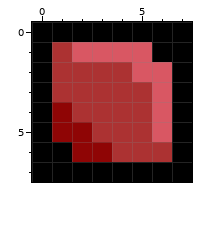
Two versions of one pixel-art file, Assets/Prefabs/ball.ase. Above: the version before the commit.
8x8 pixels, 1 frame.
The same view after the edit:
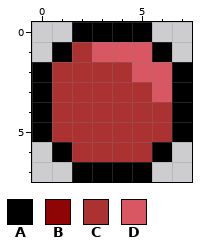
Palette (. is transparent): A #000000  B #8f0505  C #ac3232  D #d95763
From old to new:
{"y":0,"x":0,"old":"AA","new":".."}
{"y":0,"x":6,"old":"AA","new":".."}
{"y":1,"x":0,"old":"ACD","new":".AC"}
{"y":1,"x":7,"old":"A","new":"."}
{"y":4,"x":1,"old":"B","new":"C"}
{"y":4,"x":6,"old":"D","new":"C"}
{"y":5,"x":1,"old":"BB","new":"CC"}
{"y":5,"x":6,"old":"D","new":"C"}
{"y":6,"x":0,"old":"A","new":"."}
{"y":6,"x":2,"old":"BB","new":"CC"}
{"y":6,"x":6,"old":"CA","new":"A."}
{"y":7,"x":0,"old":"AA","new":".."}
{"y":7,"x":6,"old":"AA","new":".."}
